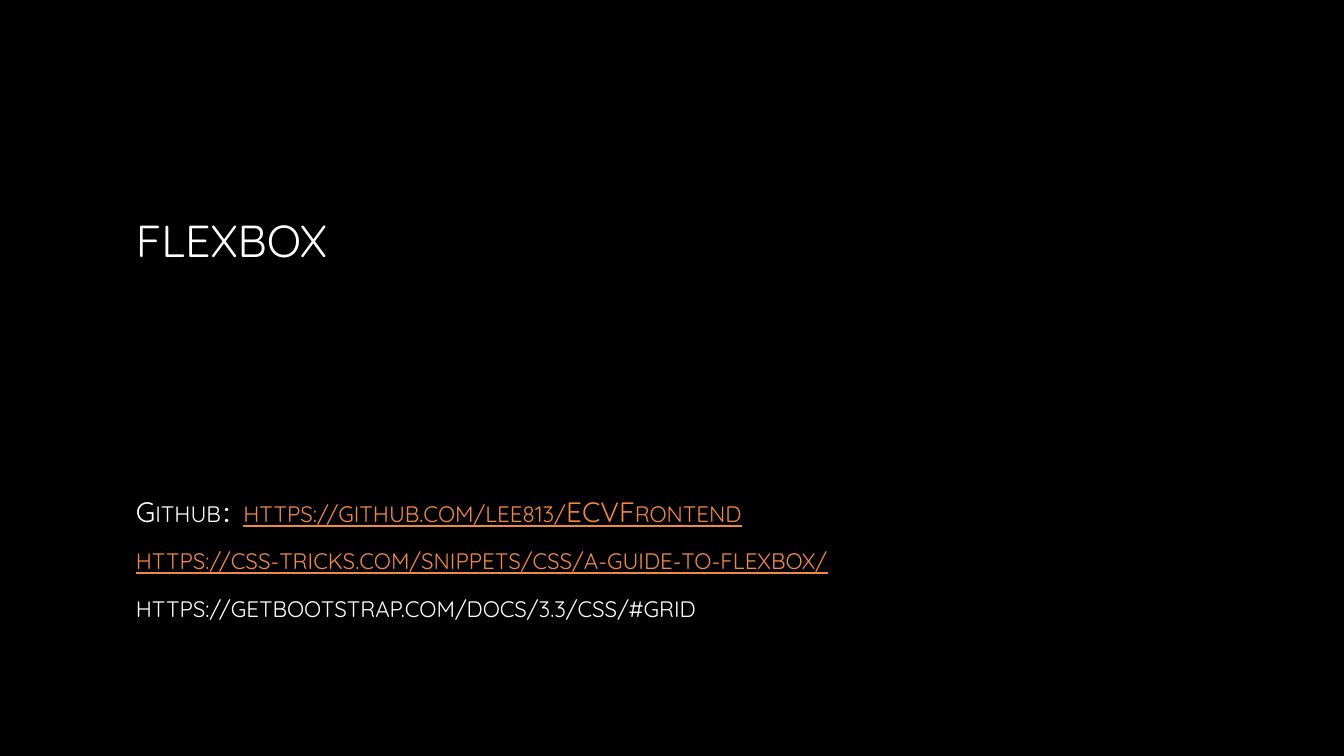
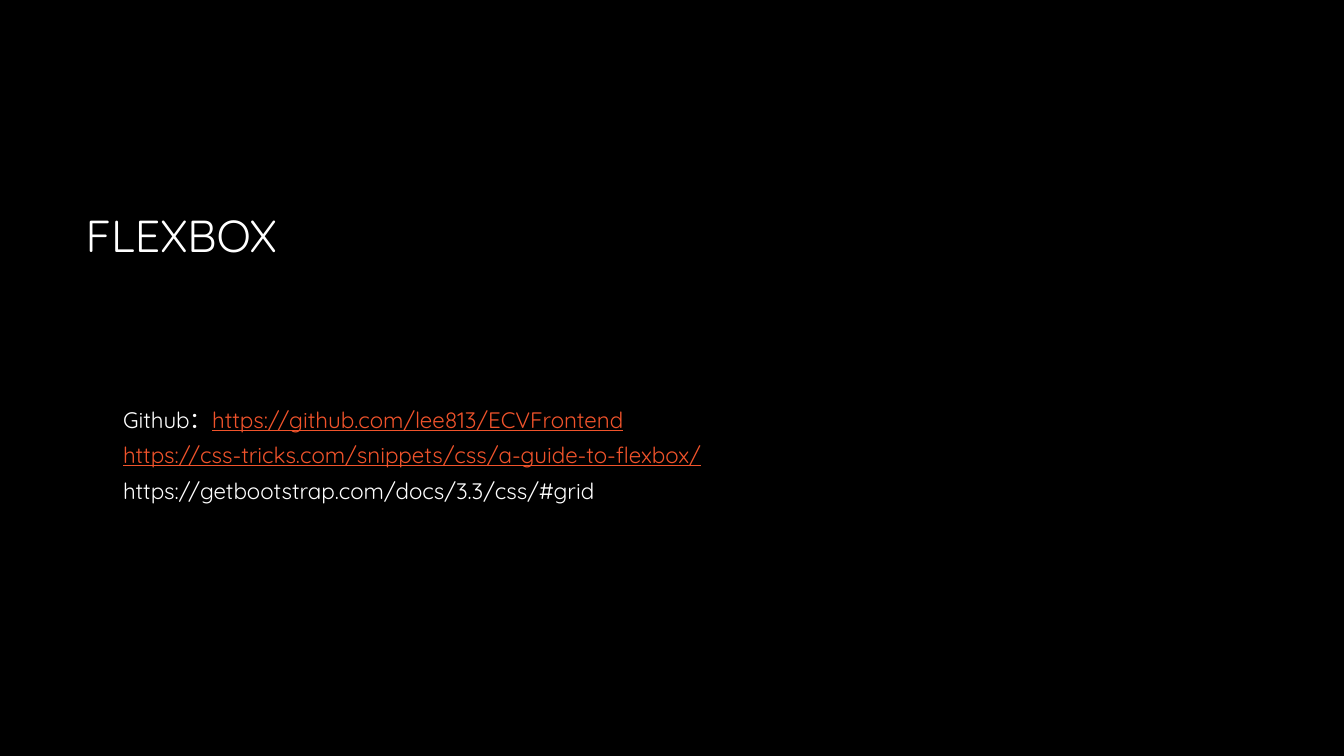
Before and after one commit to lee813/ECVFrontend, a slide deck: slide 13 of 前端课程.pptx (slide 17 before the commit). Drawn at 1344x756 pixels with LibreOffice and Linux fonts; fonts in the diff are those of the drawing; background and template pictures are left out. Boxes give left, top, right and bottom in pixels: in the first picture for what was removed or moved away, otherwise in the second. Text is boxed around its words. In the diff, an @@ line names an element or a change of style, - is before the commit and + after.

```diff
--- a/前端课程.pptx
+++ b/前端课程.pptx
@@ title "FLEXBOX": place and size @@
-title "FLEXBOX" at <box>136,225,327,258</box>
+title "FLEXBOX" at <box>86,220,277,253</box>
@@ title "FLEXBOX" at <box>86,220,277,253</box>: text colour gradient #FFFFFF to #A6A6A6 to #FFFFFF; line spacing 1 to 0.9 @@
@@ text "Github：https://github.com/lee813/ECVFrontend": place and size @@
-text "Github：https://github.com/lee813/ECVFrontend" at <box>136,504,827,620</box>
+text "Github：https://github.com/lee813/ECVFrontend" at <box>123,410,701,504</box>
@@ text "Github：https://github.com/lee813/ECVFrontend" at <box>123,410,701,504</box>: size 20 to 16 pt, small capitals off; text colour gradient #FFFFFF to #BFBFBF to #FFFFFF in "Github：https://github.com/lee813/ECVFrontend", "https://getbootstrap.com/docs/3.3/css/#grid"; text colour #F28943 to #F0532B in "Github：https://github.com/lee813/ECVFrontend", "https://css-tricks.com/snippets/css/a-guide-to-flexbox/"; line spacing 1 to 0.8 @@
```
Also in this commit, not shown: 39 other slides changed, 5 slides added, 2 slides removed.
